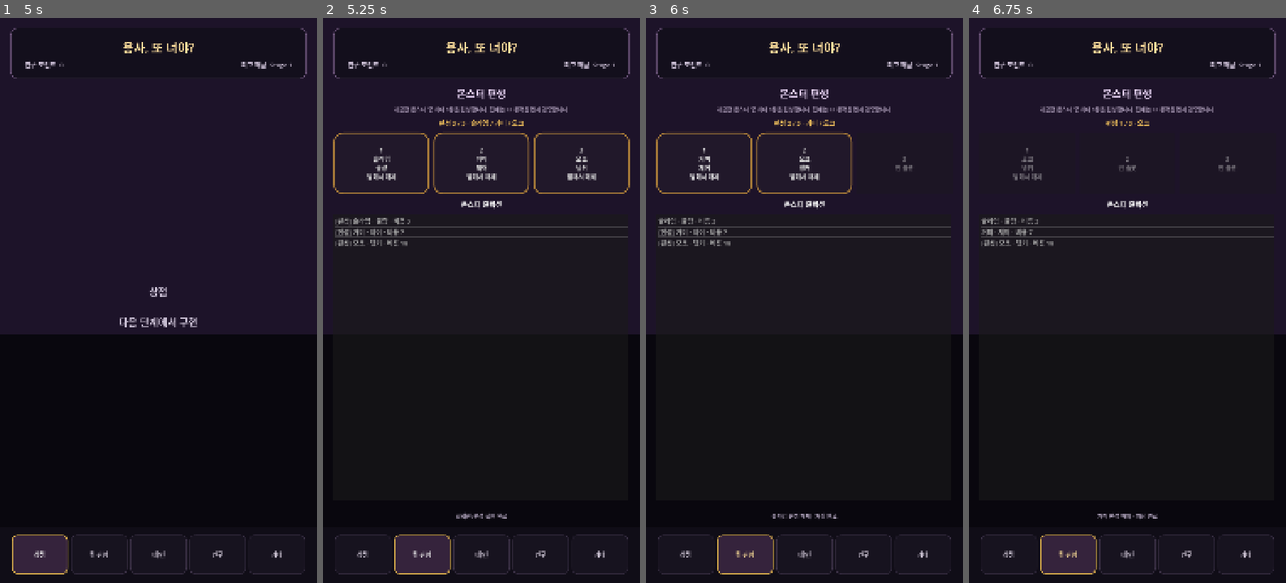
Above: before the commit, frames 1-4 (left to right).
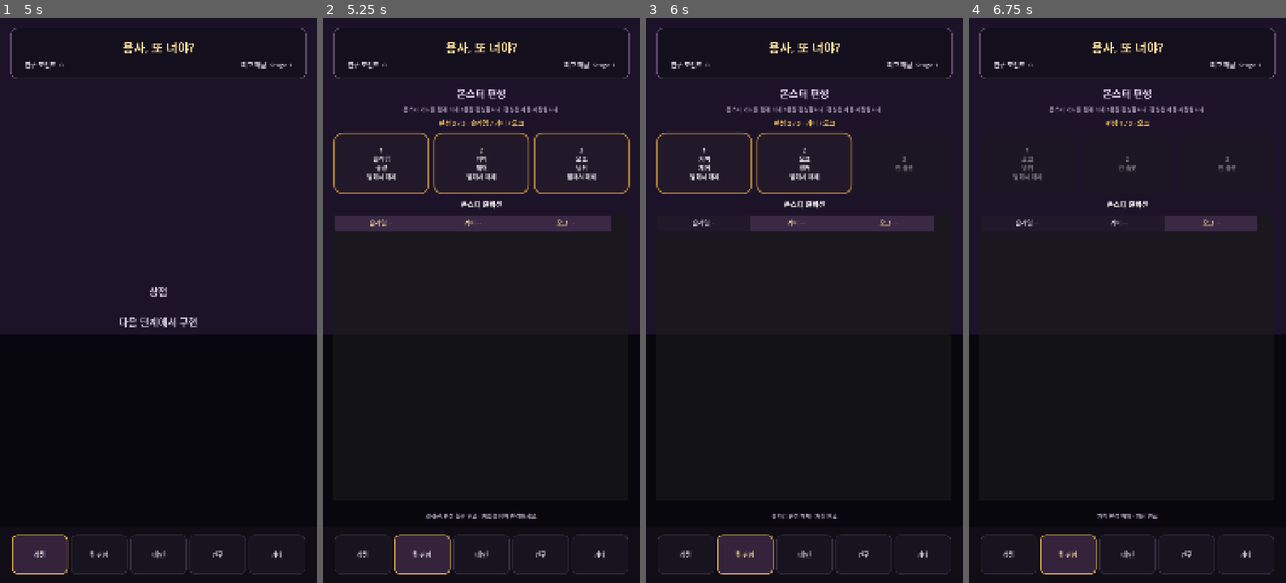
Above: after the commit, the same moments.

Repository: MinSung0732/Again-Hero-
Game: Godot game, scene res://src/lobby/Lobby.tscn
Same seed, same stepped clock (60 frames per second), same inputs: the game is played once before the commit and once after it.
Inputs:
- Up to frame 1 (5 s): click "던전 입장" at 0.5 s; click "메뉴" at 1.25 s; click "로비로 나가기" at 2 s; click "›" at 2.75 s; click "‹" at 3.5 s; click "상점" at 4.25 s
- Up to frame 2 (5.25 s): click "팀 편성" at 5 s
- Up to frame 3 (6 s): click "1 슬라임 물량 탭해서 해제" at 5.75 s
- Up to frame 4 (6.75 s): click "1 거미 제어 탭해서 해제" at 6.5 s

Frame 1 is identical in both runs. In frame 2, 3.2% of the frame differs, in the area x 3-97%, y 15-89%; in frame 3, 2.6%; in frame 4, 1.9%.

Commit message:
feat: redesign team collection as grid cards

Diff:
--- a/src/lobby/Lobby.tscn
+++ b/src/lobby/Lobby.tscn
@@ -141,7 +141,7 @@
 layout_mode = 2
 theme_override_colors/font_color = Color(0.68, 0.62, 0.73, 1)
 theme_override_font_sizes/font_size = 19
-text = "해금한 몬스터 중 최대 3종을 편성합니다. 현재는 UI 동작을 먼저 검증합니다."
+text = "몬스터 카드를 탭해 최대 3종을 편성합니다. 편성은 자동 저장됩니다."
 horizontal_alignment = 1
 autowrap_mode = 2
 
@@ -188,17 +188,28 @@
 horizontal_alignment = 1
 
 [node name="MonsterList" type="ItemList" parent="SafeArea/Layout/Content/TeamTab/TeamLayout"]
+custom_minimum_size = Vector2(0, 430)
 layout_mode = 2
 size_flags_vertical = 3
 allow_reselect = true
-theme_override_font_sizes/font_size = 22
+max_columns = 3
+same_column_width = true
+fixed_column_width = 300
+icon_mode = 0
+fixed_icon_size = Vector2i(150, 150)
+icon_scale = 1.0
+theme_override_constants/h_separation = 14
+theme_override_constants/v_separation = 18
+theme_override_constants/icon_margin = 12
+theme_override_constants/line_separation = 6
+theme_override_font_sizes/font_size = 20
 
 [node name="Status" type="Label" parent="SafeArea/Layout/Content/TeamTab/TeamLayout"]
 custom_minimum_size = Vector2(0, 76)
 layout_mode = 2
 theme_override_colors/font_color = Color(0.72, 0.67, 0.77, 1)
 theme_override_font_sizes/font_size = 19
-text = "몬스터 목록을 탭해 편성 추가/해제를 테스트하세요."
+text = "몬스터 카드를 탭해 편성 추가/해제 · 도트 이미지는 에셋 연결 예정"
 horizontal_alignment = 1
 vertical_alignment = 1
 autowrap_mode = 2
--- a/src/lobby/lobby.gd
+++ b/src/lobby/lobby.gd
@@ -288,7 +288,8 @@
 			team_selected_ids.append(monster_id)
 
 		team_monster_list.add_item(
-			_team_collection_line(monster_id)
+			_team_collection_card_text(monster_id),
+			_team_monster_card_icon(monster_id)
 		)
 
 	team_status_label.text = "Catalog %d종 확인" % team_catalog_ids.size()
@@ -339,7 +340,7 @@
 		team_selected_ids.append(String(raw_id))
 
 	_refresh_team_preview()
-	team_status_label.text = "컬렉션/편성 복원 완료"
+	team_status_label.text = "컬렉션/편성 복원 완료 · 카드를 탭해 변경하세요."
 
 func _refresh_team_preview() -> void:
 	_refresh_team_slot(team_slot_1_button, 0)
@@ -364,14 +365,49 @@
 			break
 
 		var monster_id := String(team_catalog_ids[item_index])
+		var available := monster_id in team_available_ids
+		var selected := monster_id in team_selected_ids
+
 		team_monster_list.set_item_text(
 			item_index,
-			_team_collection_line(monster_id)
+			_team_collection_card_text(monster_id)
+		)
+		team_monster_list.set_item_icon(
+			item_index,
+			_team_monster_card_icon(monster_id)
 		)
 		team_monster_list.set_item_disabled(
 			item_index,
-			monster_id not in team_available_ids
+			not available
 		)
+
+		if not available:
+			team_monster_list.set_item_custom_bg_color(
+				item_index,
+				Color("17141c")
+			)
+			team_monster_list.set_item_custom_fg_color(
+				item_index,
+				Color("77717d")
+			)
+		elif selected:
+			team_monster_list.set_item_custom_bg_color(
+				item_index,
+				Color("3a2845")
+			)
+			team_monster_list.set_item_custom_fg_color(
+				item_index,
+				Color("ffe29a")
+			)
+		else:
+			team_monster_list.set_item_custom_bg_color(
+				item_index,
+				Color("21182a")
+			)
+			team_monster_list.set_item_custom_fg_color(
+				item_index,
+				Color("ebe4ef")
+			)
 
 func _refresh_team_slot(button: Button, slot_index: int) -> void:
 	if slot_index < team_selected_ids.size():
@@ -401,6 +437,8 @@
 	else:
 		_add_team_monster(monster_id)
 
+	team_monster_list.deselect_all()
+
 func _remove_team_monster(monster_id: String) -> void:
 	if monster_id not in team_selected_ids:
 		return
@@ -445,7 +483,7 @@
 	)
 	_refresh_team_preview()
 
-func _team_collection_line(monster_id: String) -> String:
+func _team_collection_card_text(monster_id: String) -> String:
 	if monster_id not in team_available_ids:
 		var data = MONSTER_CATALOG.MONSTERS.get(monster_id, {})
 		var required := 1
@@ -456,19 +494,36 @@
 			monster_id,
 			monster_collection_state
 		)
-		return "[잠김] %s · 조각 %d / %d" % [
+		return "%s\n[잠김]\n조각 %d / %d" % [
 			_team_monster_name(monster_id),
 			shards,
 			required,
 		]
 
-	var marker := "[편성] " if monster_id in team_selected_ids else ""
-	return "%s%s · %s · 비용 %.0f" % [
-		marker,
+	var state_text := (
+		"[편성 중] · 탭해서 해제"
+		if monster_id in team_selected_ids
+		else "탭해서 편성"
+	)
+	return "%s\n%s · 비용 %.0f\n%s" % [
 		_team_monster_name(monster_id),
 		_team_monster_role_label(monster_id),
 		_team_monster_cost(monster_id),
+		state_text,
 	]
+
+func _team_monster_card_icon(monster_id: String) -> Texture2D:
+	var data = MONSTER_CATALOG.MONSTERS.get(monster_id, {})
+	if typeof(data) != TYPE_DICTIONARY:
+		return null
+
+	# Optional future field. When monster art is committed, add:
+	# "card_icon_path": "res://assets/art/monsters/<id>/<file>.png"
+	var icon_path := String(data.get("card_icon_path", ""))
+	if icon_path.is_empty():
+		return null
+
+	return _load_texture(icon_path)
 
 func _team_monster_name(monster_id: String) -> String:
 	var data = MONSTER_CATALOG.MONSTERS.get(monster_id, {})
Not shown, changed: CHANGELOG.md
Not shown, changed: PROJECT_CONTEXT.md
Not shown, changed: docs/ROADMAP.md
